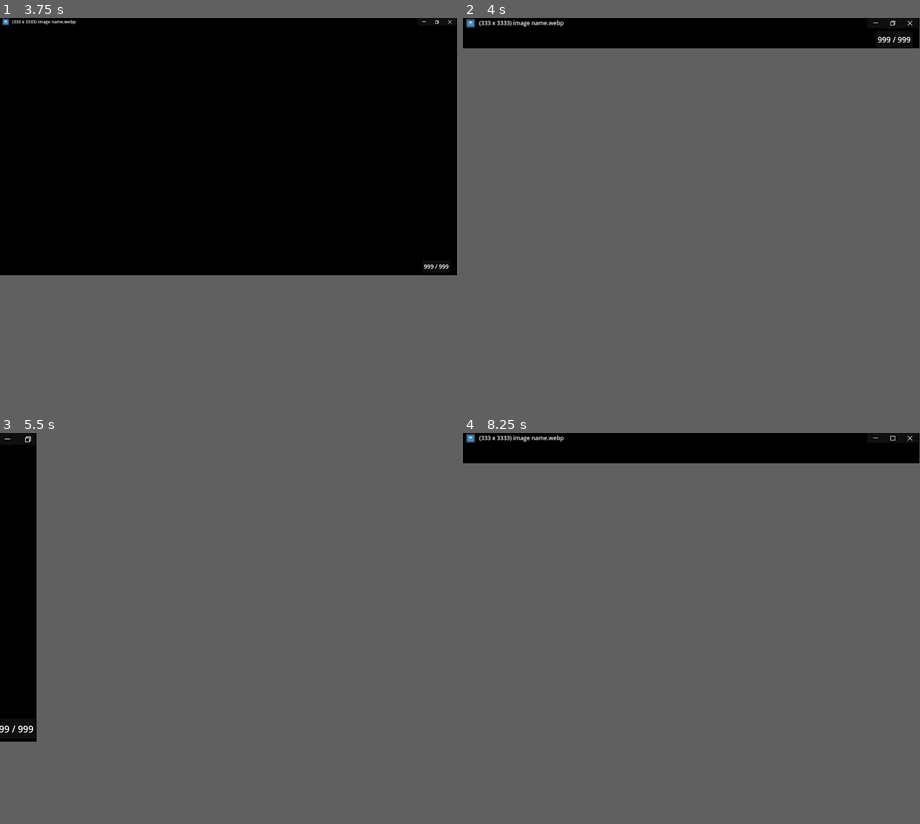
Above: before the commit, frames 1-4 (two rows, left to right).
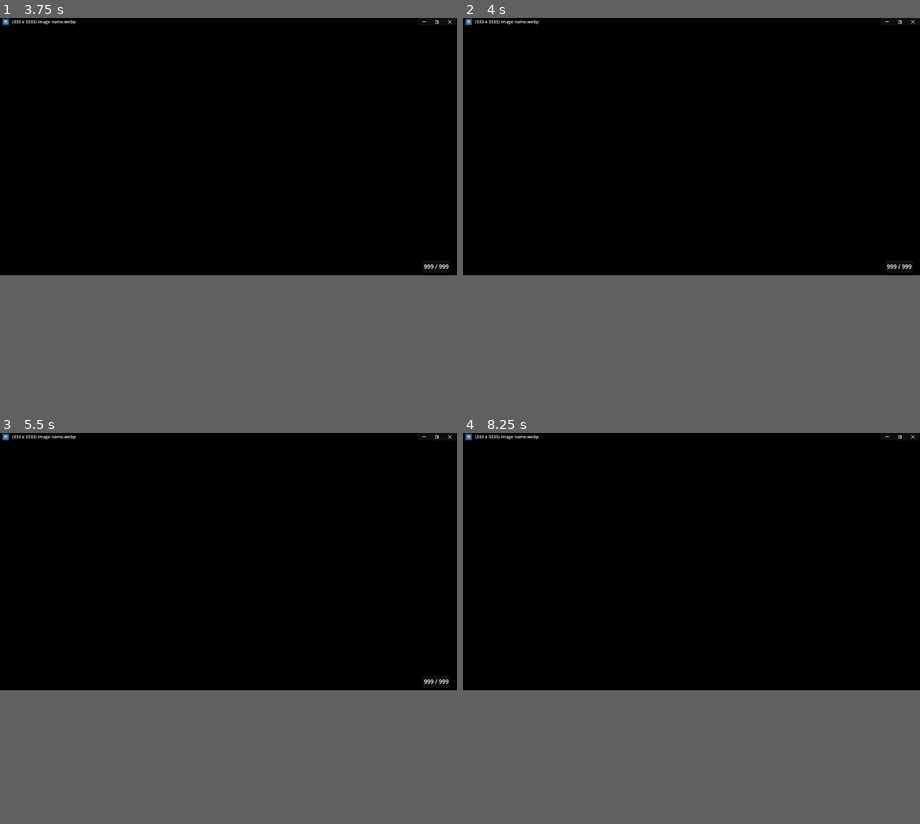
Above: after the commit, the same moments.

Repository: Jareth329/ImageViewer
Game: Godot game, scene res://scenes/main.tscn
Two runs of this game, one before a commit and one after it. Both use one fixed random seed, a clock stepped at 60 frames per second and the inputs below. The engine's default icon, where the game draws it, is replaced by a stand-in: a white triangle on a blue panel in a dark square.
Inputs (mouse positions are in pixels of both pictures, inside the frame that each line leads up to):
- Up to frame 1 (3.75 s): click (425, 21) at 0.5 s; click (438, 21) at 1.25 s; tap Enter at 2, 3.5 s; drag from (228, 150) to (274, 88) at 2.02 s; tap Space at 2.75 s; drag from (137, 158) to (205, 197) at 2.77 s; move the mouse to (274, 88) at 3.52 s; hold Right from 3.53 s (still down); tap Ctrl at 3.6 s; click (274, 88) at 3.67 s
- Up to frame 2 (4 s): keep holding Right; tap Z at 3.8 s
- Up to frame 3 (5.5 s): release Right at 4.25 s; tap Space at 4.25 s; drag from (205, 612) to (91, 522) at 4.27 s; tap Enter at 5 s; move the mouse to (365, 601) at 5.02 s; hold Left from 5.03 s (still down); tap R at 5.1 s; click (365, 601) at 5.17 s; tap Z at 5.3 s
- Up to frame 4 (8.25 s): release Left at 5.75 s; tap Space at 5.75 s; drag from (554, 522) to (622, 495) at 5.77 s; move the mouse to (714, 562) at 6.52 s; hold Down 6.53-7.25 s; tap V at 6.6 s; click (714, 562) at 6.67 s; tap Z at 6.8 s; drag from (622, 495) to (600, 573) at 7.27 s; move the mouse to (792, 550) at 8.02 s; hold Up from 8.03 s (still down); tap Tab at 8.1 s; click (792, 550) at 8.17 s
In our replay, in frame 2 the window is 799x53 before the commit and 800x450 after it. These sizes can differ from the game's own. Grey fills any space a smaller window leaves; there, only what the larger window draws over its background counts as a difference.

Frame 1 is identical in both runs. In frame 2, 0.4% of the frame differs, in the area x 0-99%, y 0-65%; in frame 3, 0.2%; in frame 4, 0.2%.

Commit message:
add double-click titlebar to maximize
- moved the maximize window resizing code to resize_window for consistency
- double-clicking fake titlebar will now swap between maximized and windowed modes

Diff:
--- a/scripts/main.gd
+++ b/scripts/main.gd
@@ -30,6 +30,7 @@
 #endregion
 
 #region Variables
+var timer:Timer = Timer.new()
 var titlebar_mode:TitlebarMode = TitlebarMode.FAKE
 var space_mode:SpaceMode = SpaceMode.MINIMAL
 var maximized:bool = false
@@ -46,6 +47,10 @@
 	get_tree().root.ready.connect(_load_cmdline_image)
 	Globals.prev_pressed.connect(prev_image)
 	Globals.next_pressed.connect(next_image)
+
+	timer.one_shot = true
+	timer.wait_time = 0.25
+	add_child(timer)
 
 	# update when window resizes
 	var screen_size:Vector2i = DisplayServer.screen_get_size()
@@ -132,15 +137,10 @@
 		get_tree().root.mode = Window.MODE_WINDOWED
 	if mode == Window.MODE_MAXIMIZED:
 		# if windowed or fullscreen; set to maximized
-		if not maximized:
-			# godot maximize mode seems broken on 2nd screen (at least just setting mode to MODE_MAXIMIZED is not enough)
-			get_tree().root.position = DisplayServer.screen_get_position()
-			get_tree().root.size = DisplayServer.screen_get_usable_rect().size
-			maximize.icon = win_icon
-		else:
-			resize_window()
-			maximize.icon = max_icon
 		maximized = not maximized
+		if maximized: maximize.icon = win_icon
+		else: maximize.icon = max_icon
+		resize_window()
 	elif mode == Window.MODE_FULLSCREEN:
 		# if maximized or windowed; set to fullscreen
 		if curr_mode != Window.MODE_FULLSCREEN:
@@ -176,6 +176,11 @@
 	return image_dimensions.x as float / image_dimensions.y
 
 func resize_window(too_large:bool=false) -> void:
+	if maximized:
+		get_tree().root.position = DisplayServer.screen_get_position()
+		get_tree().root.size = DisplayServer.screen_get_usable_rect().size
+		return
+
 	var screen_size:Vector2i = DisplayServer.screen_get_size()
 	var window_max_size:Vector2i = screen_size * window_max_size_percent
 	var window_pos:Vector2i = _get_window_position()
@@ -383,10 +388,16 @@
 		elif ev.button_index == MOUSE_BUTTON_LEFT:
 			dragging = true
 			mouse_offset = ev.global_position
+			if timer.is_stopped():
+				timer.start()
+			else:
+				dragging = false
+				_set_window_mode(Window.MODE_MAXIMIZED)
 	elif event is InputEventMouseMotion:
 		var ev:InputEventMouseMotion = event as InputEventMouseMotion
 		if dragging:
-			if maximized:
+			if maximized and timer.is_stopped():
 				_set_window_mode(Window.MODE_MAXIMIZED)
+				mouse_offset.x /= 2 # not perfect but better than 0,0  ;  will have to think about this
 			get_tree().root.position += Vector2i(ev.global_position) - mouse_offset
 #endregion
